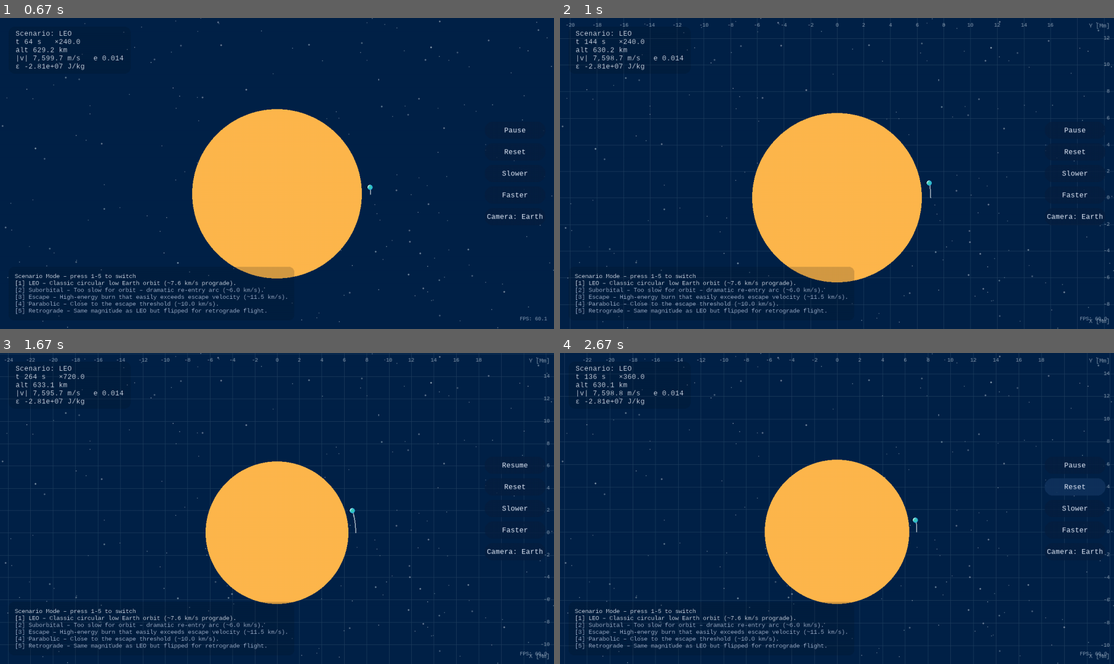
Above: before the commit, frames 1-4 (two rows, left to right).
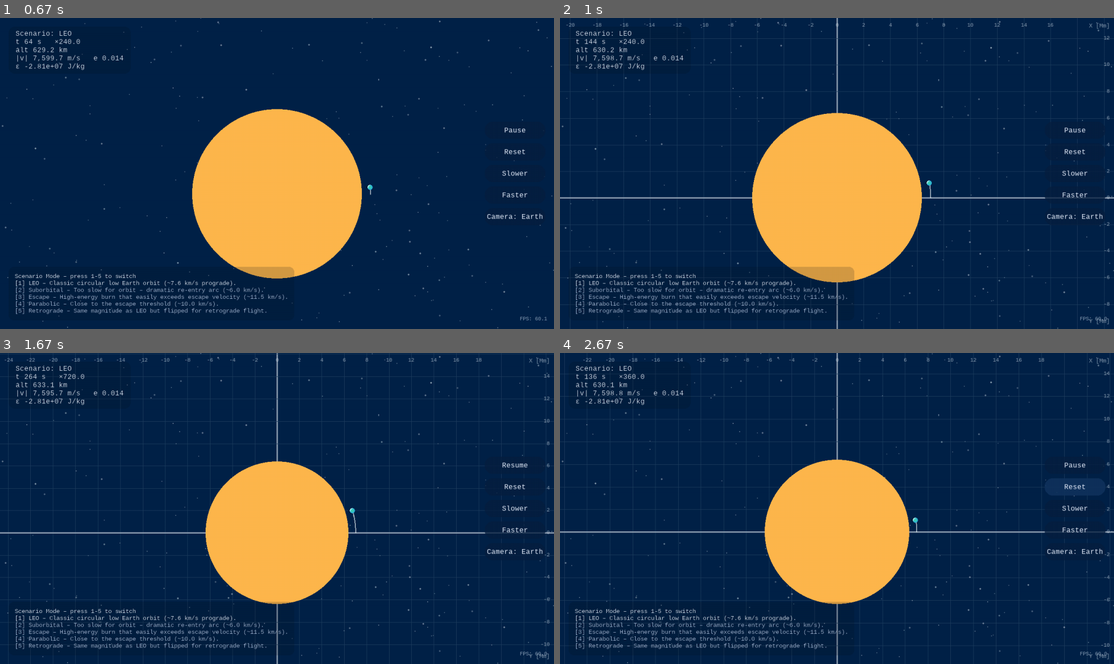
Above: after the commit, the same moments.

Repository: askel-dev/gymnasiearbete-omloppsbana
Game: pygame game, started from src/orbit_pygame.py
Two runs of this game, one before a commit and one after it. Both use one fixed random seed, a clock stepped at 60 frames per second and the inputs below.
Inputs:
- Up to frame 1 (0.67 s): click "STARTA SIMULATION" at 0.38 s
- Up to frame 2 (1 s): tap G at 0.67 s
- Up to frame 3 (1.67 s): hold Right 1-1.47 s; tap Space at 1.07, 1.37, 1.57 s; tap - at 1.15 s; hold Up from 1.5 s (still down)
- Up to frame 4 (2.67 s): release Up at 1.8 s; click "Reset" at 1.88 s; hold Right 2.17-2.63 s; tap Space at 2.23, 2.53 s; tap - at 2.32 s

Frame 1 is identical in both runs. In frame 2, 0.5% of the frame differs, in the area x 0-100%, y 0-100%; in frame 3, 0.6%; in frame 4, 0.6%.

Commit message:
Fix grid axis labels and origin rendering

Diff:
--- a/src/orbit_pygame.py
+++ b/src/orbit_pygame.py
@@ -336,6 +336,8 @@
     world_top = cy + half_height_world
 
     line_color = (*GRID_LINE_COLOR, GRID_LINE_ALPHA)
+    origin_line_color = (*GRID_LINE_COLOR, min(255, GRID_LINE_ALPHA + 150))
+    origin_line_width = 3
 
     start_x = math.floor(world_left / spacing) * spacing
     max_vertical = int(math.ceil((world_right - world_left) / spacing)) + 3
@@ -344,8 +346,12 @@
         if x_world > world_right + spacing:
             break
         sx, _ = world_to_screen(x_world, cy, ppm, camera_center)
-        if -width <= sx <= 2 * width:
-            pygame.draw.line(surface, line_color, (sx, 0), (sx, height), 1)
+        if 0 <= sx <= width:
+            draw_x = int(clamp(sx, 0, width))
+            is_origin_line = abs(x_world) < spacing * 0.5
+            color = origin_line_color if is_origin_line else line_color
+            width_px = origin_line_width if is_origin_line else 1
+            pygame.draw.line(surface, color, (draw_x, 0), (draw_x, height), width_px)
             if 0 <= sx <= width and GRID_LABEL_MARGIN < sx < width - 140:
                 label_text = _format_megameters(x_world)
                 if label_text:
@@ -365,8 +371,12 @@
         if y_world > world_top + spacing:
             break
         _, sy = world_to_screen(cx, y_world, ppm, camera_center)
-        if -height <= sy <= 2 * height:
-            pygame.draw.line(surface, line_color, (0, sy), (width, sy), 1)
+        if 0 <= sy <= height:
+            draw_y = int(clamp(sy, 0, height))
+            is_origin_line = abs(y_world) < spacing * 0.5
+            color = origin_line_color if is_origin_line else line_color
+            width_px = origin_line_width if is_origin_line else 1
+            pygame.draw.line(surface, color, (0, draw_y), (width, draw_y), width_px)
             if 0 <= sy <= height and GRID_LABEL_MARGIN * 2 < sy < height - GRID_LABEL_MARGIN:
                 label_text = _format_megameters(y_world)
                 if label_text:
@@ -380,7 +390,7 @@
                         surface.blit(label_surf, rect)
 
     axis_color = GRID_LABEL_COLOR
-    axis_label = axis_font.render("X [Mm]", True, axis_color)
+    axis_label = axis_font.render("Y [Mm]", True, axis_color)
     if GRID_AXIS_LABEL_ALPHA < 255:
         axis_label = axis_label.copy()
         axis_label.set_alpha(GRID_AXIS_LABEL_ALPHA)
@@ -388,7 +398,7 @@
     axis_rect.bottomright = (width - GRID_LABEL_MARGIN, height - GRID_LABEL_MARGIN)
     surface.blit(axis_label, axis_rect)
 
-    y_axis_label = axis_font.render("Y [Mm]", True, axis_color)
+    y_axis_label = axis_font.render("X [Mm]", True, axis_color)
     if GRID_AXIS_LABEL_ALPHA < 255:
         y_axis_label = y_axis_label.copy()
         y_axis_label.set_alpha(GRID_AXIS_LABEL_ALPHA)
